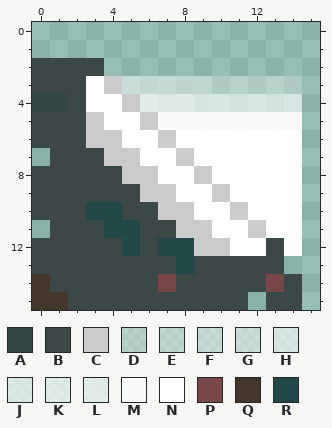
Pixel-art sprite: game/art/Mirror_god.png. The first picture shows the starting point.
The file is 16x16 pixels. Colours within 5 levels of each other are drawn and written as one. The old version is drawn lined up with the new one.
Palette (. is transparent): A #334747  B #3c4747  C #cbcbcb  D #ffffff4f  E #ffffff60  F #ffffff72  G #ffffff7e  H #ffffff9d  J #ffffffa6  K #ffffffb0  L #ffffffb9  M #fffffff0  N #ffffff  P #784747  Q #44362b  R #224747
The result:
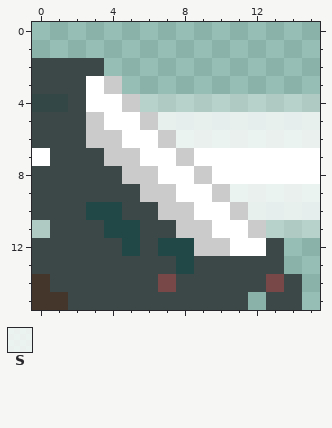
Colours new in this view: S #ffffffce
What changed:
whole drawing moved by -1,+1 (the old picture is shown already moved)
colour M: #fffffff0 -> #ffffffc6
y 3: x 5..14 GGFFEDDDDD -> ..........
y 4: x 6..15 LLKJHHHHH. -> DDDDDDDDDD
y 5: x 15 . -> M
y 6: x 8..15 NNNNNNN. -> SSSSSSSS
y 7: x 0 . -> N; x 15 . -> N
y 8: x 15 . -> N
y 9: x 11..15 NNNN. -> SSSSS
y 10: x 12..15 NNN. -> MMMM
y 11: x 0 . -> D; x 13..15 NN. -> DDD
y 12: x 14 N -> .
